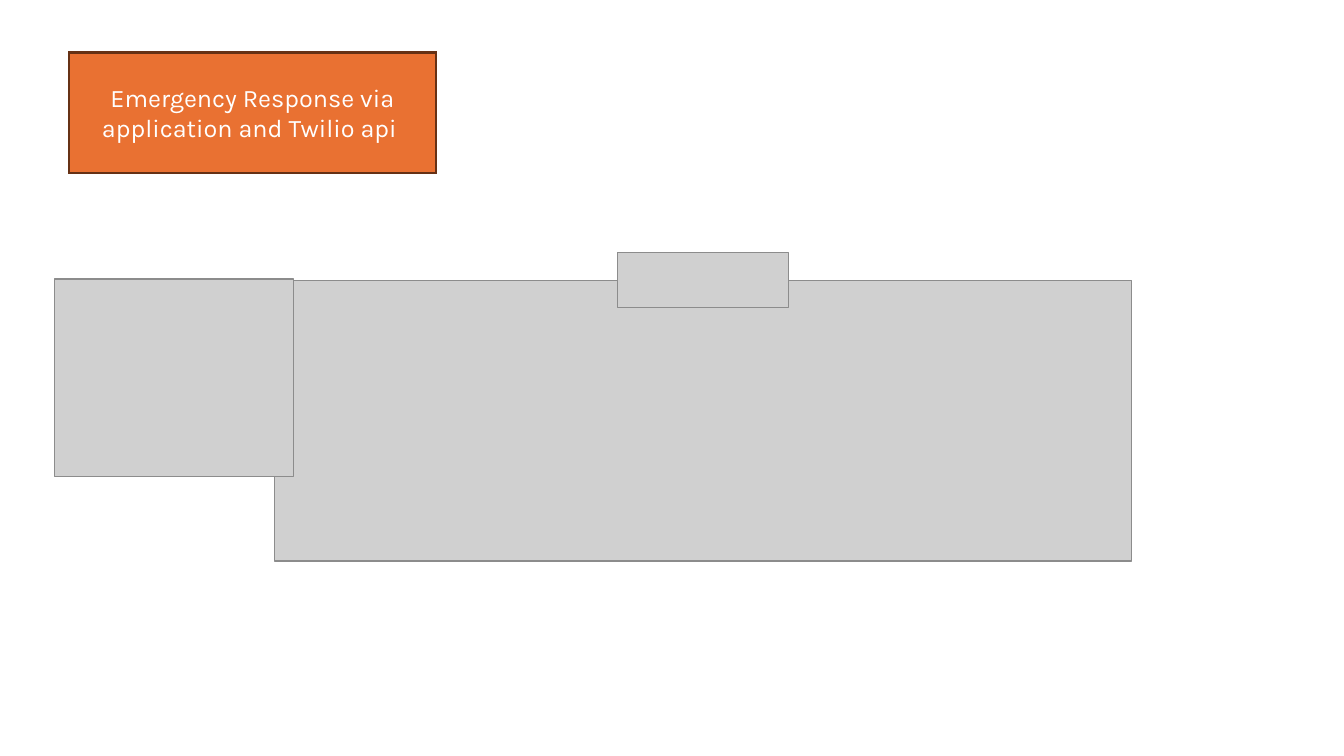
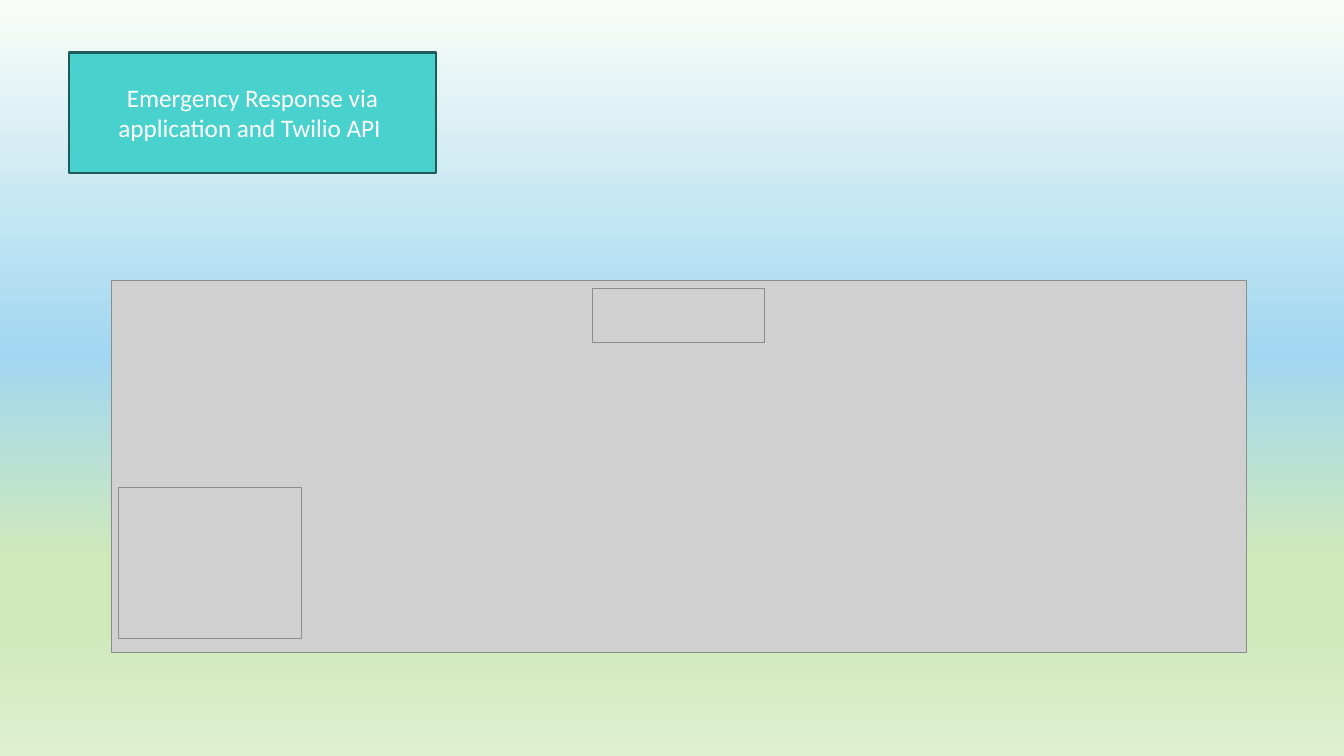
Before and after one commit to isouravsharma/QDA, a slide deck: slide 4 of AI_TEST/Presentation1.pptx. Drawn at 1344x756 pixels with LibreOffice and Linux fonts; fonts in the diff are those of the drawing; grey boxes stand for pictures; background and template pictures are left out. Boxes give left, top, right and bottom in pixels: in the first picture for what was removed or moved away, otherwise in the second. Text is boxed around its words. In the diff, an @@ line names an element or a change of style, - is before the commit and + after.

```diff
--- a/AI_TEST/Presentation1.pptx
+++ b/AI_TEST/Presentation1.pptx
@@ background #FFFFFF to picture (left out) @@
@@ rectangle "Emergency Response via application and ..." at <box>70,52,437,173</box>: fill #E97132 to #49D1CD; outline #663216 1.5 pt to #205C5A 1.5 pt @@
@@ text in rectangle at <box>118,89,381,141</box>: text changed; font Karla to Calibri @@
-Emergency Response via application and Twilio api
+Emergency Response via application and Twilio API
@@ picture: place and size @@
-picture at <box>275,280,1132,562</box>
+picture at <box>111,280,1246,652</box>
@@ picture: place and size @@
-picture at <box>618,253,789,308</box>
+picture at <box>593,288,764,343</box>
@@ picture: place and size @@
-picture at <box>54,279,293,477</box>
+picture at <box>119,488,301,639</box>
```
Also in this commit, not shown: 3 other slides changed, 2 slides added, 8 other files.
